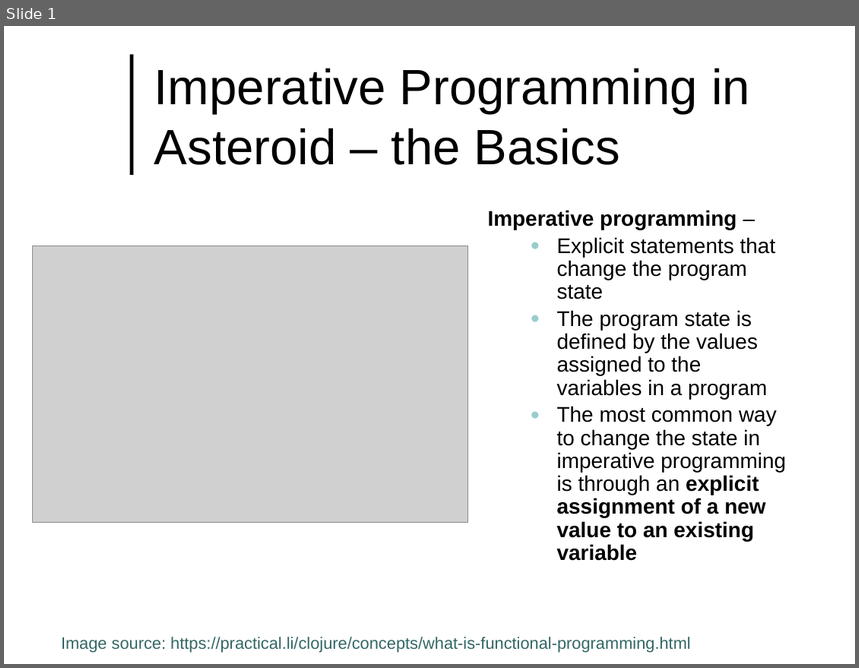
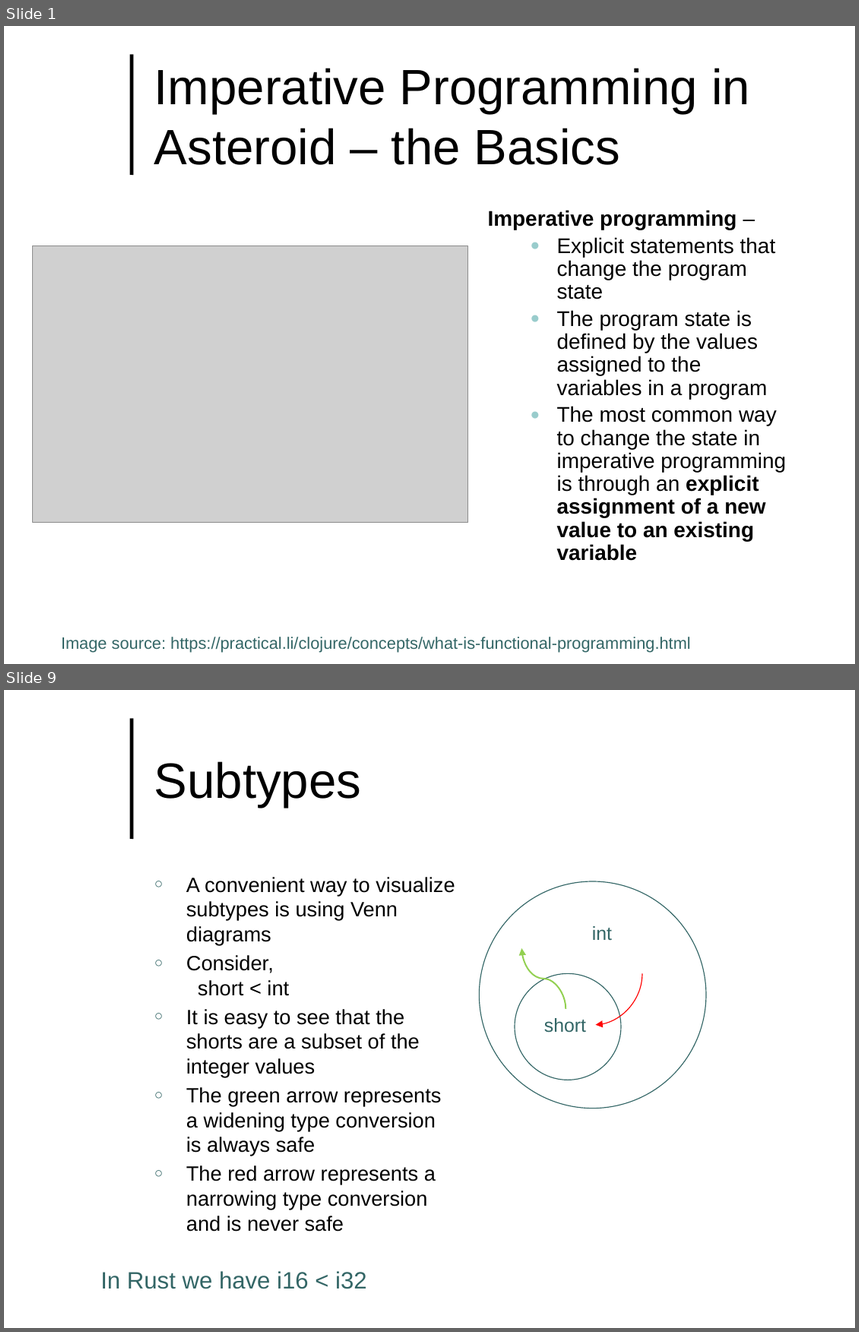
Before and after one commit to lutzhamel/CSC493, a slide deck: notes/csc493-ln002.pptx. Shown one above the other, each under a label of ours: slide 1 before the commit, slides 1 and 9 after it; the slides between them are not shown. The pictures are 859x668 and 859x1332 pixels, drawn with LibreOffice and Linux fonts; fonts in the diff are those of the drawing; grey boxes stand for pictures; background and template pictures are left out. Boxes give left, top, right and bottom in pixels: in the first picture for what was removed or moved away, otherwise in the second. Text is boxed around its words. In the diff, an @@ line names an element or a change of style, - is before the commit and + after.

```diff
--- a/notes/csc493-ln002.pptx
+++ b/notes/csc493-ln002.pptx
@@ slide 9 added at (4, 690, 855, 1328), background #FFFFFF; not listed: 1 template element that a slide beside it also shows @@
@@ title added at (154, 761, 361, 808), 42 pt, text #000000 @@
+Subtypes
@@ text added at (186, 877, 455, 1232), 17.5 pt, text #000000 @@
+○ A convenient way to visualize subtypes is using Venn diagrams
+○ Consider,
+  short < int
+○ It is easy to see that the shorts are a subset of the integer values
+○ The green arrow represents a widening type conversion is always safe
+○ The red arrow represents a narrowing type conversion and is never safe
@@ ellipse added at (479, 882, 706, 1109), outline #336666 0.75 pt @@
@@ text added at (592, 926, 612, 940), 16 pt, text #336666 @@
+int
@@ curved arrow added from (566, 1009) to (522, 948), #92D050 1.25 pt @@
@@ ellipse added at (515, 973, 621, 1080), outline #336666 0.75 pt @@
@@ curved arrow added from (642, 973) to (595, 1025), #FF0000 0.75 pt @@
@@ text added at (544, 1018, 586, 1033), 16 pt, text #336666 @@
+short
@@ text added at (101, 1271, 367, 1290), 20 pt, text #336666 @@
+In Rust we have i16 < i32
```
Also in this commit, not shown: 4 slides changed, 17 other slides added, 1 slide removed, 15 other files.
